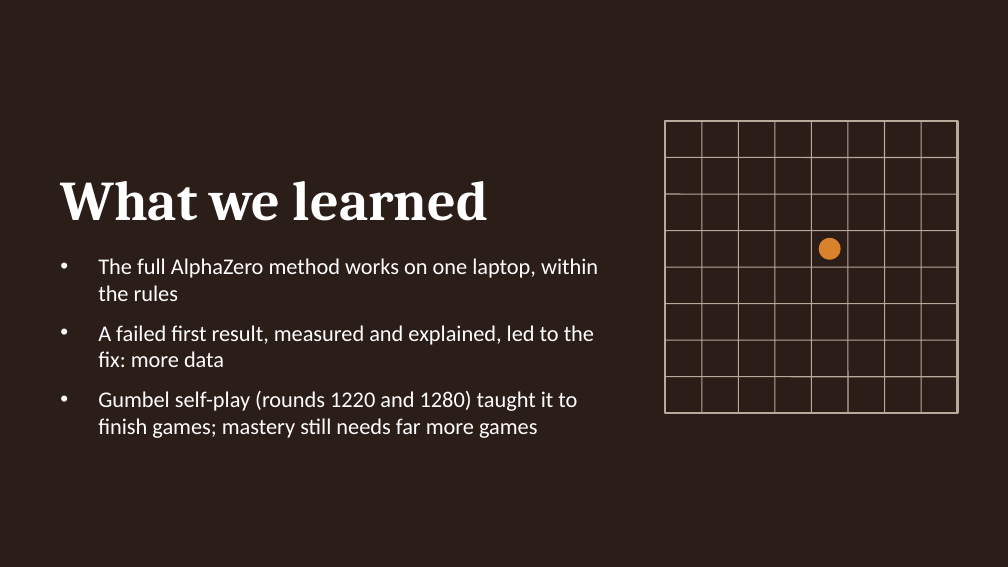
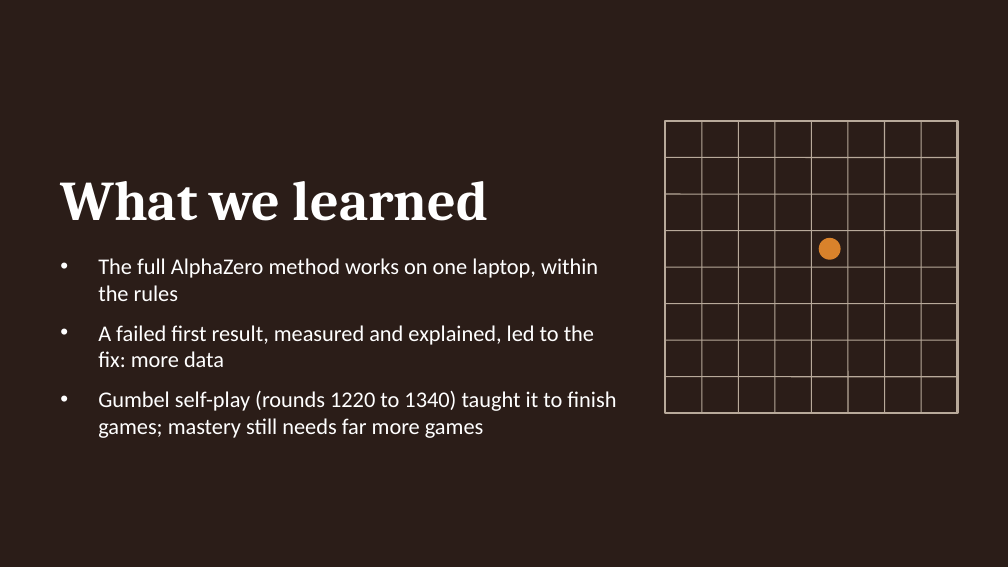
Before and after one commit to f20241463-cmd/CS-F407-chaturanga, a slide deck: slide 15 of report/ChaturangZero_Slides.pptx. Drawn at 1008x567 pixels with LibreOffice and Linux fonts; fonts in the diff are those of the drawing. Boxes give left, top, right and bottom in pixels: in the first picture for what was removed or moved away, otherwise in the second. Text is boxed around its words. In the diff, an @@ line names an element or a change of style, - is before the commit and + after.

```diff
--- a/report/ChaturangZero_Slides.pptx
+++ b/report/ChaturangZero_Slides.pptx
@@ text at (98,391,616,438): text changed @@
-• Gumbel self-play (rounds 1220 and 1280) taught it to finish games; mastery still needs far more games
+• Gumbel self-play (rounds 1220 to 1340) taught it to finish games; mastery still needs far more games
```
Also in this commit, not shown: 2 other slides changed, 31 other files.
